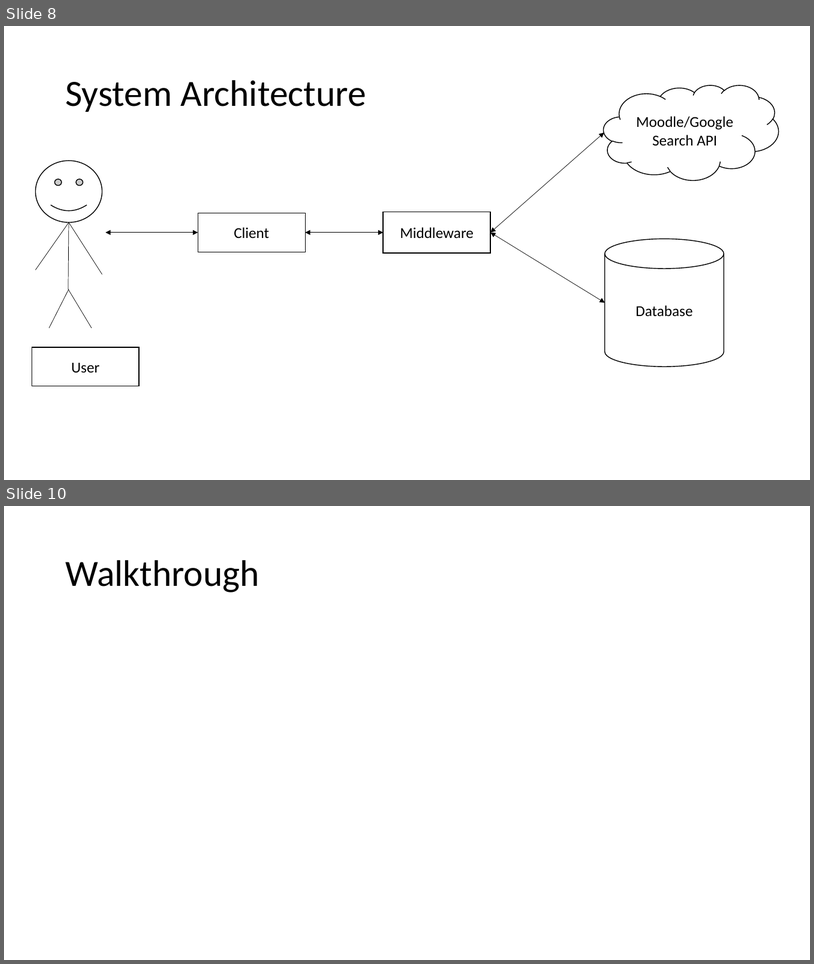
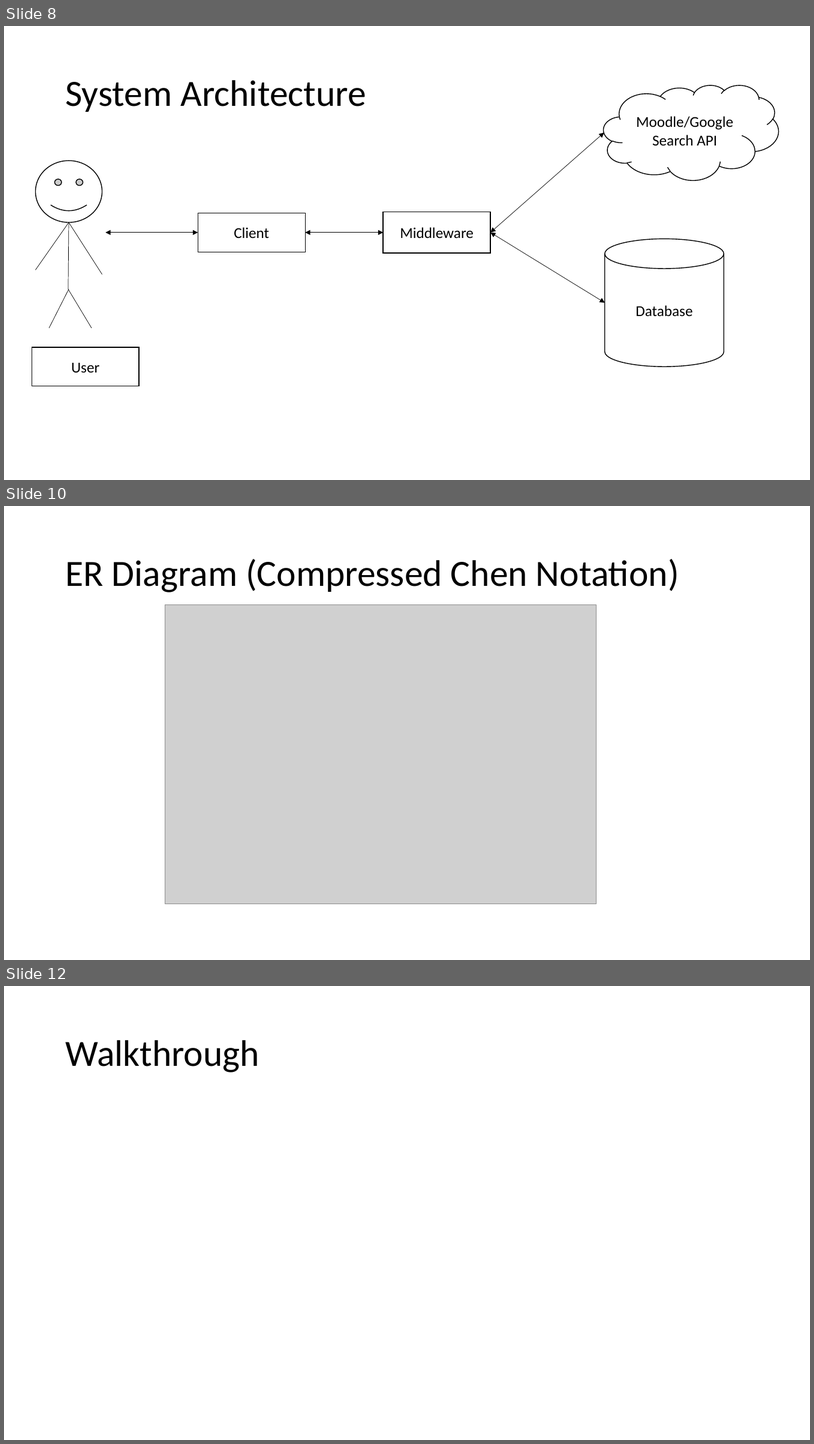
Before and after one commit to Ishitanarsiker/WAD2_GroupProject, a slide deck: DesignSpecification.pptx. Shown one above the other, each under a label of ours: slides 8 and 10 before the commit, slides 8, 10 and 12 after it; the slides between them are not shown. The pictures are 814x964 and 814x1444 pixels, drawn with LibreOffice and Linux fonts; fonts in the diff are those of the drawing; grey boxes stand for pictures. Boxes give left, top, right and bottom in pixels: in the first picture for what was removed or moved away, otherwise in the second. Text is boxed around its words. In the diff, an @@ line names an element or a change of style, - is before the commit and + after.

```diff
--- a/DesignSpecification.pptx
+++ b/DesignSpecification.pptx
@@ slide 10 added at bbox=[4, 506, 810, 960], background #FFFFFF @@
@@ title added at bbox=[65, 559, 680, 592], 44 pt, text #000000 @@
+ER Diagram (Compressed Chen Notation)
@@ picture added at bbox=[165, 604, 596, 903] @@
@@ what was slide 10 is now slide 12 @@
```
Also in this commit, not shown: 1 slide changed, 1 other slide added, 1 other file.
